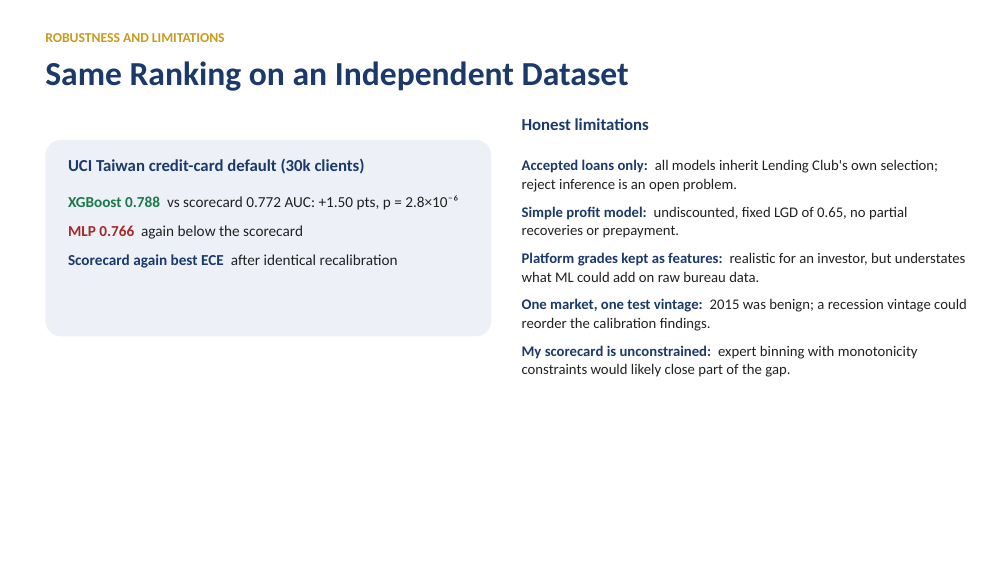
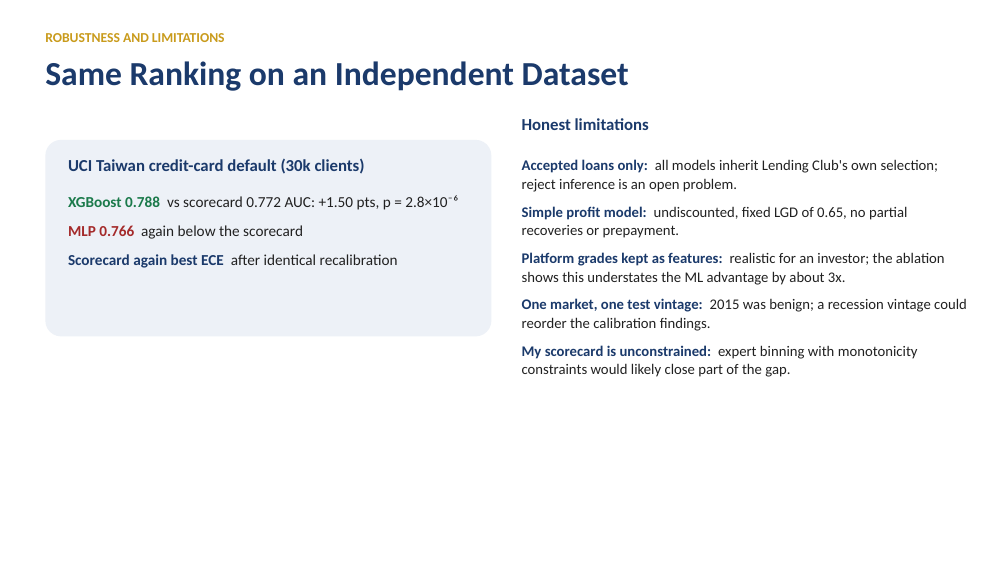
Before and after one commit to iitgF/T8, a slide deck: slide 12 of report_and_video/Project_Video_Presentation.pptx (slide 11 before the commit). Drawn at 1008x567 pixels with LibreOffice and Linux fonts; fonts in the diff are those of the drawing. Boxes give left, top, right and bottom in pixels: in the first picture for what was removed or moved away, otherwise in the second. Text is boxed around its words. In the diff, an @@ line names an element or a change of style, - is before the commit and + after.

```diff
--- a/report_and_video/Project_Video_Presentation.pptx
+++ b/report_and_video/Project_Video_Presentation.pptx
@@ text at [522,252,945,285]: text changed @@
-Platform grades kept as features: realistic for an investor, but understates what ML could add on raw bureau data.
+Platform grades kept as features: realistic for an investor; the ablation shows this understates the ML advantage by about 3x.
```
Also in this commit, not shown: 1 other slide changed, 1 slide added, 2 other files.
